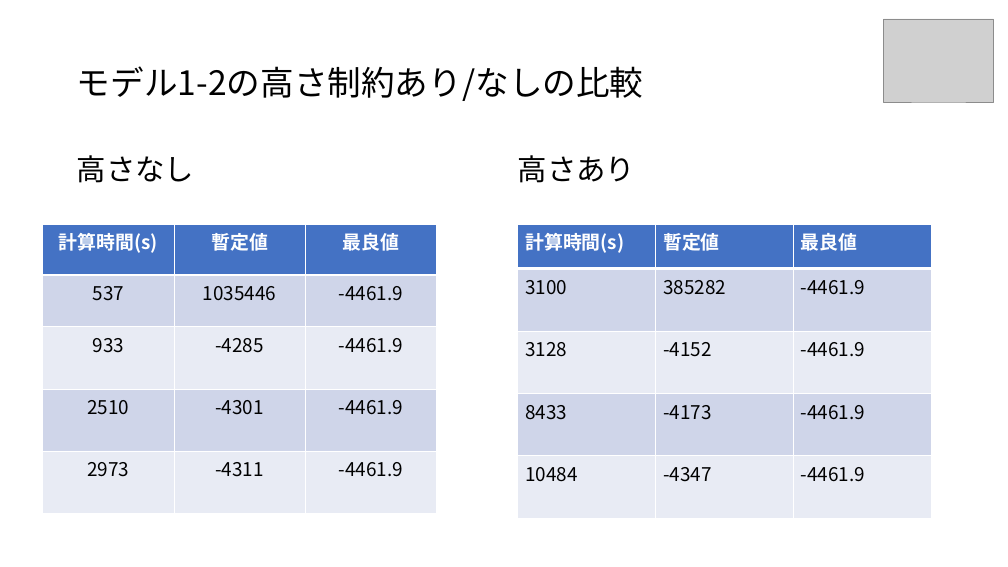
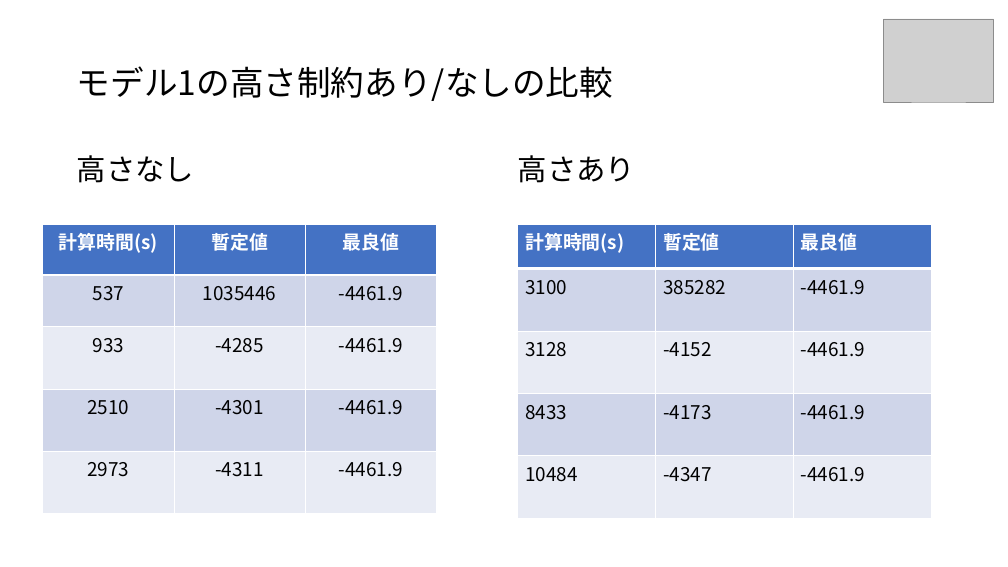
Before and after one commit to r-kurosu/kline_new, a slide deck: slide 4 of 高さ制約に関する比較.pptx. Drawn at 1008x567 pixels with LibreOffice and Linux fonts; fonts in the diff are those of the drawing; grey boxes stand for pictures. Boxes give left, top, right and bottom in pixels: in the first picture for what was removed or moved away, otherwise in the second. Text is boxed around its words. In the diff, an @@ line names an element or a change of style, - is before the commit and + after.

```diff
--- a/高さ制約に関する比較.pptx
+++ b/高さ制約に関する比較.pptx
@@ title at bbox=[77, 66, 613, 101]: text changed @@
-モデル1-2の高さ制約あり/なしの比較
+モデル1の高さ制約あり/なしの比較
```
Also in this commit, not shown: 5 other slides changed.
